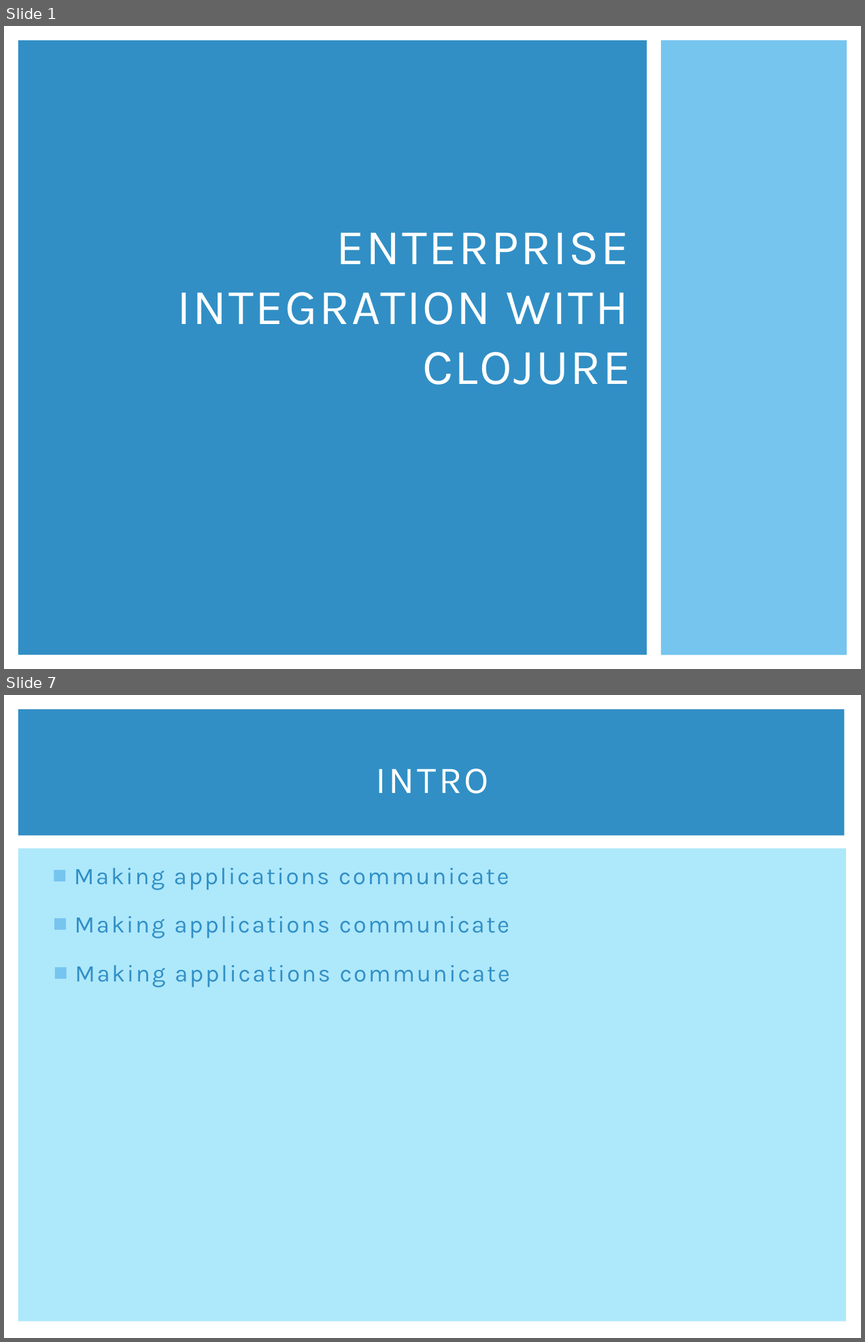
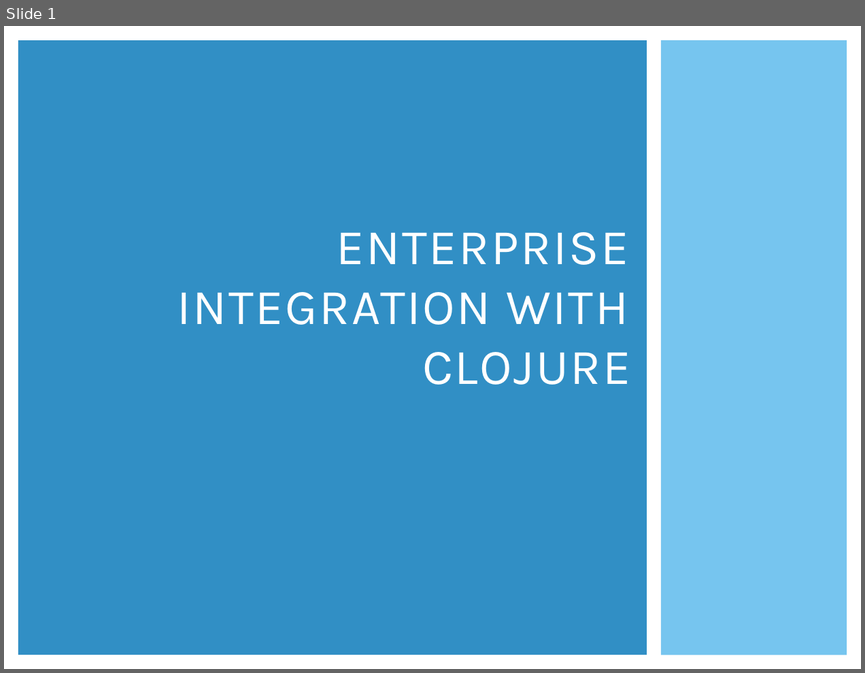
Before and after one commit to clumsyjedi/euroclojure2013, a slide deck: SLIDES.pptx. Shown one above the other, each under a label of ours: slides 1 and 7 before the commit, slide 1 after it; the slides between them are not shown. The pictures are 865x1342 and 865x673 pixels, drawn with LibreOffice and Linux fonts; fonts in the diff are those of the drawing. Boxes give left, top, right and bottom in pixels: in the first picture for what was removed or moved away, otherwise in the second. Text is boxed around its words. In the diff, an @@ line names an element or a change of style, - is before the commit and + after.

```diff
--- a/SLIDES.pptx
+++ b/SLIDES.pptx
@@ slide 7 removed at bbox=[4, 695, 861, 1338], background #FFFFFF @@
@@ rectangle removed at bbox=[18, 709, 844, 836] @@
@@ title removed at bbox=[376, 768, 489, 794] @@
-INTRO
@@ rectangle removed at bbox=[18, 849, 847, 1321] @@
@@ text removed at bbox=[74, 868, 509, 890] @@
-■ Making applications communicate
@@ text removed at bbox=[75, 916, 509, 938] @@
-■ Making applications communicate
@@ text removed at bbox=[75, 965, 510, 987] @@
-■ Making applications communicate
```
Also in this commit, not shown: 1 slide changed, 27 slides added, 6 other slides removed.
